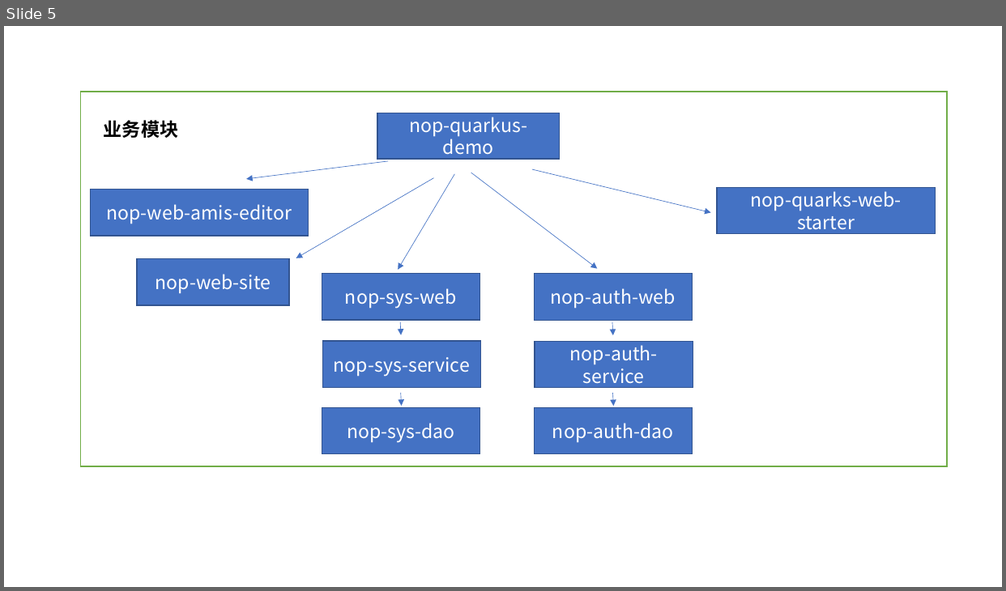
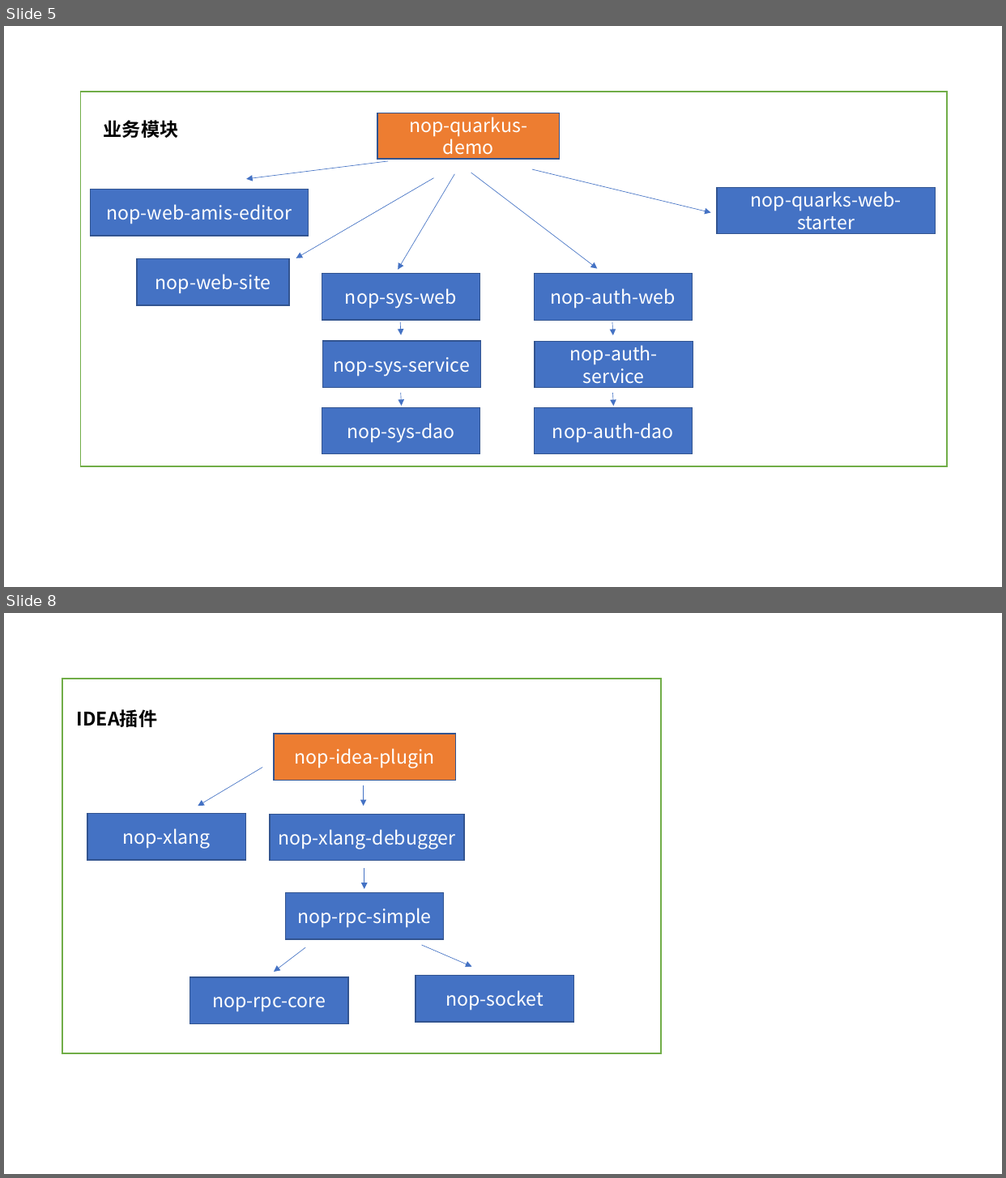
Before and after one commit to entropy-cloud/nop-entropy, a slide deck: docs/ppt/reg-images.pptx. Shown one above the other, each under a label of ours: slide 5 before the commit, slides 5 and 8 after it; the slides between them are not shown. The pictures are 1006x591 and 1006x1178 pixels, drawn with LibreOffice and Linux fonts; fonts in the diff are those of the drawing. Boxes give left, top, right and bottom in pixels: in the first picture for what was removed or moved away, otherwise in the second. Text is boxed around its words. In the diff, an @@ line names an element or a change of style, - is before the commit and + after.

```diff
--- a/docs/ppt/reg-images.pptx
+++ b/docs/ppt/reg-images.pptx
@@ slide 8 added at bbox=[4, 613, 1002, 1174], background #FFFFFF @@
@@ rectangle added at bbox=[62, 679, 661, 1054], fill #FFFFFF, outline #70AD47 1 pt @@
@@ text added at bbox=[77, 709, 157, 727], 18 pt, text #000000, bold @@
+IDEA插件
@@ rectangle added at bbox=[274, 734, 455, 780], fill #ED7D31, outline #325491 1 pt, 18 pt, text #FFFFFF @@
+nop-idea-plugin
@@ arrow added from (262, 767) to (198, 806), #4472C4 0.5 pt @@
@@ arrow added from (364, 786) to (364, 806), #4472C4 0.5 pt @@
@@ rectangle added at bbox=[88, 814, 246, 860], fill #4472C4, outline #325491 1 pt, 18 pt, text #FFFFFF @@
+nop-xlang
@@ rectangle added at bbox=[270, 815, 464, 861], fill #4472C4, outline #325491 1 pt, 18 pt, text #FFFFFF @@
+nop-xlang-debugger
@@ arrow added from (364, 868) to (364, 889), #4472C4 0.5 pt @@
@@ rectangle added at bbox=[286, 893, 444, 939], fill #4472C4, outline #325491 1 pt, 18 pt, text #FFFFFF @@
+nop-rpc-simple
@@ arrow added from (305, 948) to (274, 972), #4472C4 0.5 pt @@
@@ arrow added from (422, 945) to (472, 967), #4472C4 0.5 pt @@
@@ rectangle added at bbox=[415, 975, 573, 1022], fill #4472C4, outline #325491 1 pt, 18 pt, text #FFFFFF @@
+nop-socket
@@ rectangle added at bbox=[190, 977, 348, 1024], fill #4472C4, outline #325491 1 pt, 18 pt, text #FFFFFF @@
+nop-rpc-core
@@ slide 5 changed as well @@
@@ rectangle "nop-quarkus-demo" at bbox=[377, 113, 560, 159]: fill #4472C4 to #ED7D31 @@
```
Also in this commit, not shown: 5 other slides changed, 2 other slides added, 13 other files.
